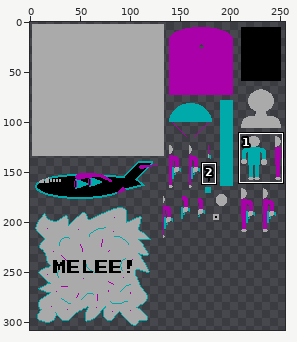
Sprite sheet -- ParatrooperUnity/Assets/Art/ParatrooperSprites.png. The picture above shows the old version from afar; the outline marks the close-up.
Close-up. As it was:
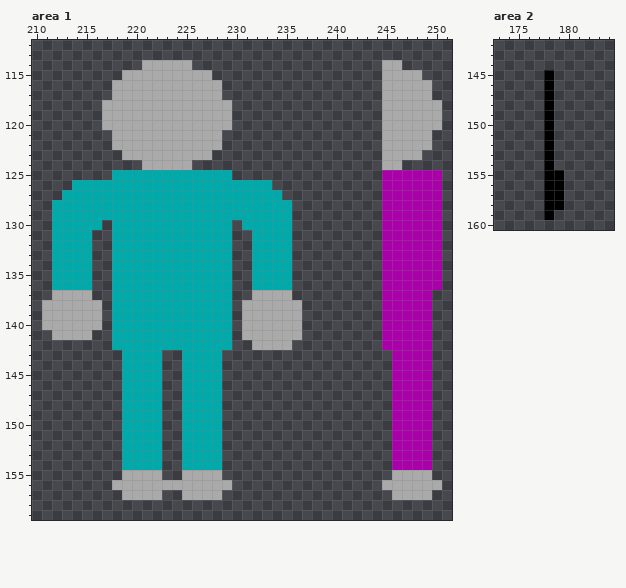
The file is 256x512 pixels. Shown: area 1: x 210..251, y 112..159; area 2: x 173..184, y 142..160. The wide view leaves out empty margins. The commit also changed other parts of the picture, which this record leaves out.
After the commit:
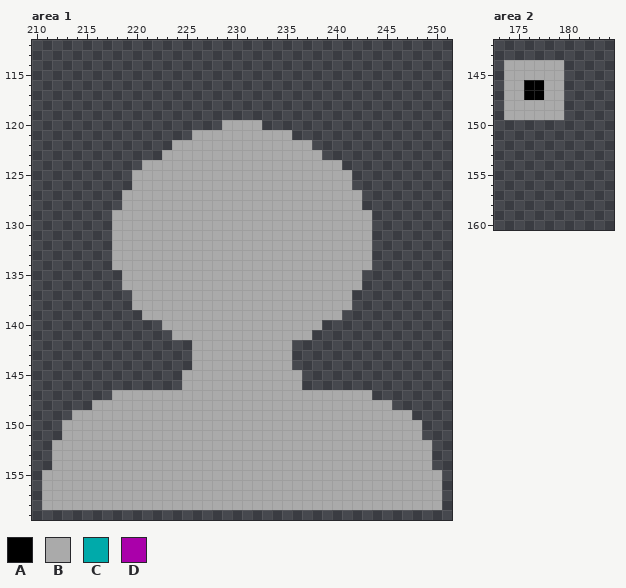
Palette (. is transparent): A #000000  B #aaaaaa  C #00aaaa  D #aa00aa
Diff:
Changed rows in their new state; - is an unchanged pixel.
Area 1:
first column x 211:
114 ----------.....-------------------..----
115 --------.........-----------------....--
116 -------...........----------------.....-
117 -------...........----------------.....-
118 ------.............---------------......
119 ------.............---------------......
120 ------............-BBB------------......
121 -------........---BBBBBBB---------.....-
122 -------......-----BBBBBBBBB-------.....-
123 --------....-----BBBBBBBBBBB------....--
124 ---------------BBBBBBBBBBBBBBB----..----
125 -------..BBBBBBBBBBBBBBBBBBBBBB---......
126 ---......BBBBBBBBBBBBBBBBBBBBBB---......
127 --......BBBBBBBBBBBBBBBBBBBBBBBB--......
128 -.......BBBBBBBBBBBBBBBBBBBBBBBB--......
129 -......BBBBBBBBBBBBBBBBBBBBBBBBBB-......
130 -.....-BBBBBBBBBBBBBBBBBBBBBBBBBB-......
131 -....--BBBBBBBBBBBBBBBBBBBBBBBBBB-......
132 -....--BBBBBBBBBBBBBBBBBBBBBBBBBB-......
133 -....--BBBBBBBBBBBBBBBBBBBBBBBBBB-......
134 -....--BBBBBBBBBBBBBBBBBBBBBBBBBB-......
135 -....--.BBBBBBBBBBBBBBBBBBBBBBBB--......
136 -....--.BBBBBBBBBBBBBBBBBBBBBBBB--......
137 -....--..BBBBBBBBBBBB----BBBBBB---.....-
138 ......-..BBBBBBBBBBB------BBBBB---.....-
139 ......-...BBBBBBBBBB------BBBB----.....-
140 ......-.....BBBBBBBB------BB------.....-
141 -....--......BBBBBBB------B-------.....-
142 -------........BBBBBB-------------.....-
143 --------....--.BBBBBBBBBB----------....-
144 --------....--.BBBBBBBBBB----------....-
145 --------....--BBBBBBBBBBBB---------....-
146 --------....--BBBBBBBBBBBB---------....-
147 -------BBBBBBBBBBBBBBBBBBBBBBBBBB--....-
148 -----BBBBBBBBBBBBBBBBBBBBBBBBBBBBBB....-
149 ---BBBBBBBBBBBBBBBBBBBBBBBBBBBBBBBBBB..-
150 --BBBBBBBBBBBBBBBBBBBBBBBBBBBBBBBBBBBB.-
151 --BBBBBBBBBBBBBBBBBBBBBBBBBBBBBBBBBBBB.-
152 -BBBBBBBBBBBBBBBBBBBBBBBBBBBBBBBBBBBBBB-
153 -BBBBBBBBBBBBBBBBBBBBBBBBBBBBBBBBBBBBBB-
154 -BBBBBBBBBBBBBBBBBBBBBBBBBBBBBBBBBBBBBB-
155 BBBBBBBB----BB----BBBBBBBBBBBBBBBBB----B
156 BBBBBBB------------BBBBBBBBBBBBBBB------
157 BBBBBBBB----BB----BBBBBBBBBBBBBBBBB----B
158 BBBBBBBBBBBBBBBBBBBBBBBBBBBBBBBBBBBBBBBB
Area 2:
first column x 174:
144 BBBBBB
145 BBBBBB
146 BBAABB
147 BBAABB
148 BBBBBB
149 BBBBBB
150 ----.-
151 ----.-
152 ----.-
153 ----.-
154 ----.-
155 ----..
156 ----..
157 ----..
158 ----..
159 ----.-
